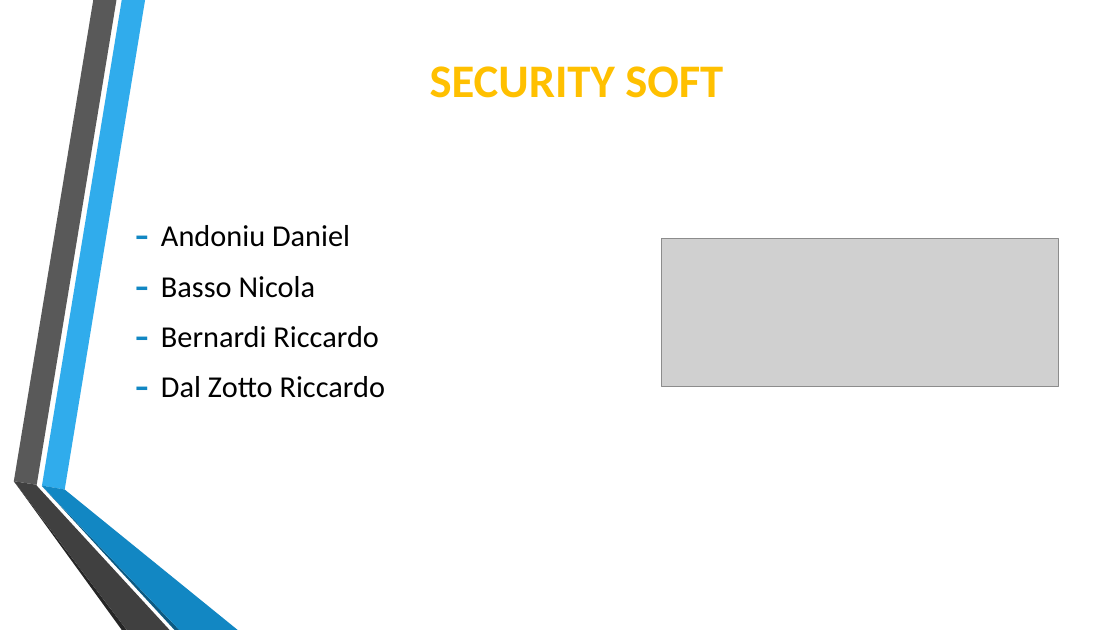
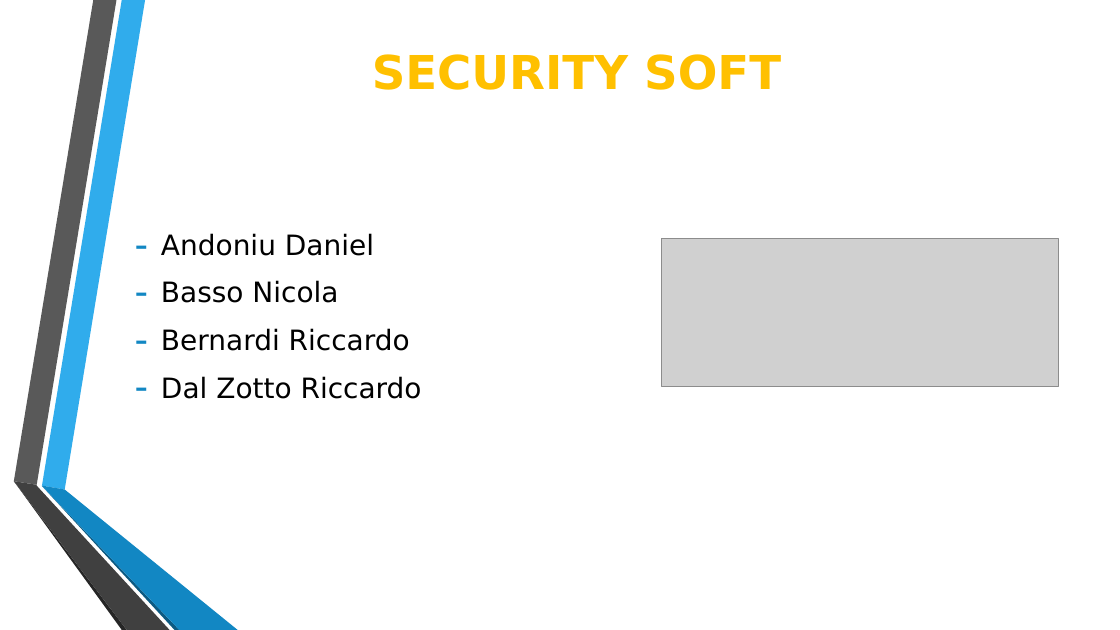
Before and after one commit to Lince99/GPOI, a slide deck: slide 1 of m0n0wall/Presentazione_M0n0wall.odp. Drawn at 1120x630 pixels with LibreOffice and Linux fonts; fonts in the diff are those of the drawing; grey boxes stand for pictures. Boxes give left, top, right and bottom in pixels: in the first picture for what was removed or moved away, otherwise in the second. Text is boxed around its words. In the diff, an @@ line names an element or a change of style, - is before the commit and + after.

Commit message:
Fix odp content and format

```diff
--- a/m0n0wall/Presentazione_M0n0wall.odp
+++ b/m0n0wall/Presentazione_M0n0wall.odp
@@ title "SECURITY SOFT": place and size @@
-title "SECURITY SOFT" at (430, 66, 723, 98)
+title "SECURITY SOFT" at (372, 54, 781, 90)
@@ title "SECURITY SOFT" at (372, 54, 781, 90): font Calibri to DejaVu Sans @@
@@ text "Andoniu Daniel": place and size @@
-text "Andoniu Daniel" at (161, 225, 385, 398)
+text "Andoniu Daniel" at (161, 233, 422, 399)
@@ text "Andoniu Daniel" at (161, 233, 422, 399): size 26 to 24 pt, font Calibri to DejaVu Sans @@
```
Also in this commit, not shown: 7 other slides changed.
